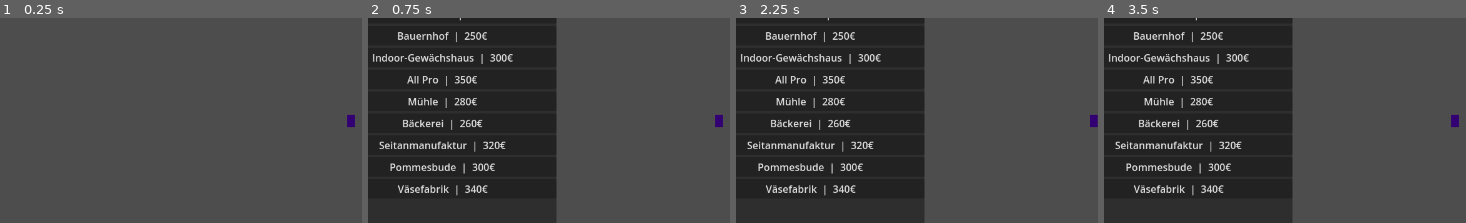
Above: before the commit, frames 1-4 (left to right).
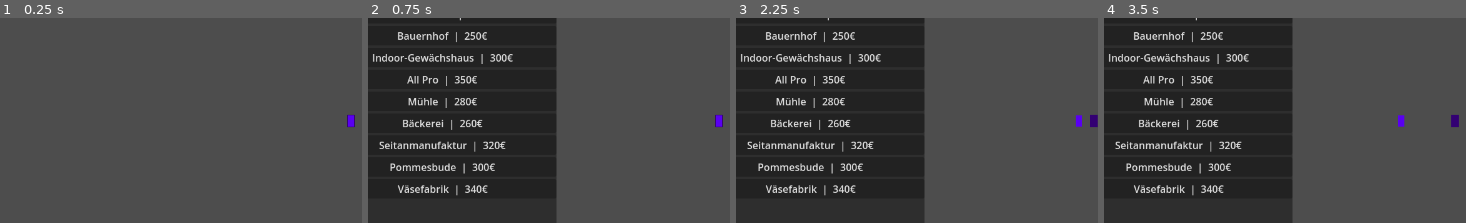
Above: after the commit, the same moments.

Repository: leonardwolf23-bot/vegangame
Game: Godot game, scene res://scenes/main.tscn
Same seed, same stepped clock (60 frames per second), same inputs: the game is played once before the commit and once after it.
Inputs (mouse positions are % of the whole screen's width and height, from its top left):
- Up to frame 1 (0.25 s): no input
- Up to frame 2 (0.75 s): click "Bauen" at 0.5 s
- Up to frame 3 (2.25 s): click "Schließen" at 1.25 s; tap Enter at 2 s; move the mouse to (79, 49) at 2.02 s; hold D from 2.03 s (still down); tap 1 at 2.1 s; click (79, 49) at 2.17 s
- Up to frame 4 (3.5 s): release D at 2.75 s; click "Haus | 100€" at 2.75 s
The pictures show only the part of the screen within x 6-56%, y 28-78%; the shares and areas given below are measured in that part.

The runs differ from the first frame. In frame 1, 0.1% of the frame differs, in the area x 96-98%, y 47-54%; in frame 2, 0.1%; in frame 3, 0.1%; in frame 4, 0.1%, in the area x 81-84%, y 47-54%.
Error in both runs: Cannot call method 'get_source' on a null value. (res://scripts/building_placer.gd:103)

Commit message:
Add visible placeholder sprites for citizens
Citizens spawn but were invisible without SpriteFrames assigned.
Blue placeholder shows until pixel art is wired up.

Co-authored-by: leonardwolf23-bot <leonardwolf23-bot@users.noreply.github.com>

Diff:
--- a/scenes/citizen.tscn
+++ b/scenes/citizen.tscn
@@ -1,12 +1,21 @@
-[gd_scene load_steps=2 format=3 uid="uid://citizen_scene"]
+[gd_scene load_steps=3 format=3 uid="uid://citizen_scene"]
 
 [ext_resource type="Script" path="res://scripts/citizen.gd" id="1_citizen"]
+
+[sub_resource type="PlaceholderTexture2D" id="PlaceholderTexture2D_citizen"]
+size = Vector2(10, 18)
 
 [node name="Citizen" type="Node2D"]
 y_sort_enabled = true
 script = ExtResource("1_citizen")
 
 [node name="AnimatedSprite2D" type="AnimatedSprite2D" parent="."]
+texture_filter = 0
+
+[node name="Placeholder" type="Sprite2D" parent="."]
+modulate = Color(0.35, 0.55, 0.95, 1)
+position = Vector2(0, -8)
+texture = SubResource("PlaceholderTexture2D_citizen")
 
 [node name="Label" type="Label" parent="."]
 offset_left = -6.0
--- a/scripts/citizen.gd
+++ b/scripts/citizen.gd
@@ -32,6 +32,7 @@
 var _grid: GridManager
 var _anim: AnimatedSprite2D
 var _label: Label
+var _placeholder: Sprite2D
 var _warned_anims: Dictionary = {}
 var _current_walk_anim: StringName = &""
 
@@ -42,6 +43,7 @@
 
 	_anim = get_node_or_null(anim_node_path) as AnimatedSprite2D
 	_label = get_node_or_null(^"Label") as Label
+	_placeholder = get_node_or_null(^"Placeholder") as Sprite2D
 
 	if not _anim:
 		push_error("Citizen: AnimatedSprite2D nicht gefunden unter '%s'" % anim_node_path)
@@ -53,8 +55,11 @@
 	_anim.texture_filter = CanvasItem.TEXTURE_FILTER_NEAREST
 
 	if not _anim.sprite_frames:
-		push_warning("Citizen: Keine SpriteFrames! Weise sie am AnimatedSprite2D oder am Citizen-Node zu.")
-		return
+		push_warning("Citizen: Keine SpriteFrames! Blauer Platzhalter wird angezeigt.")
+		return
+
+	if _placeholder:
+		_placeholder.visible = false
 
 	_audit_walk_animations()
 	_play_idle()
